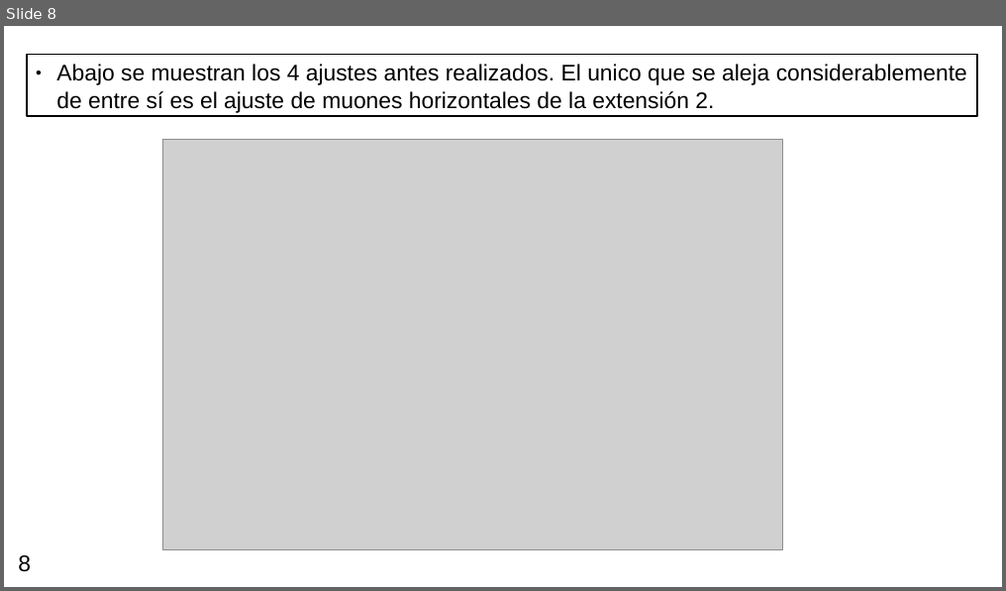
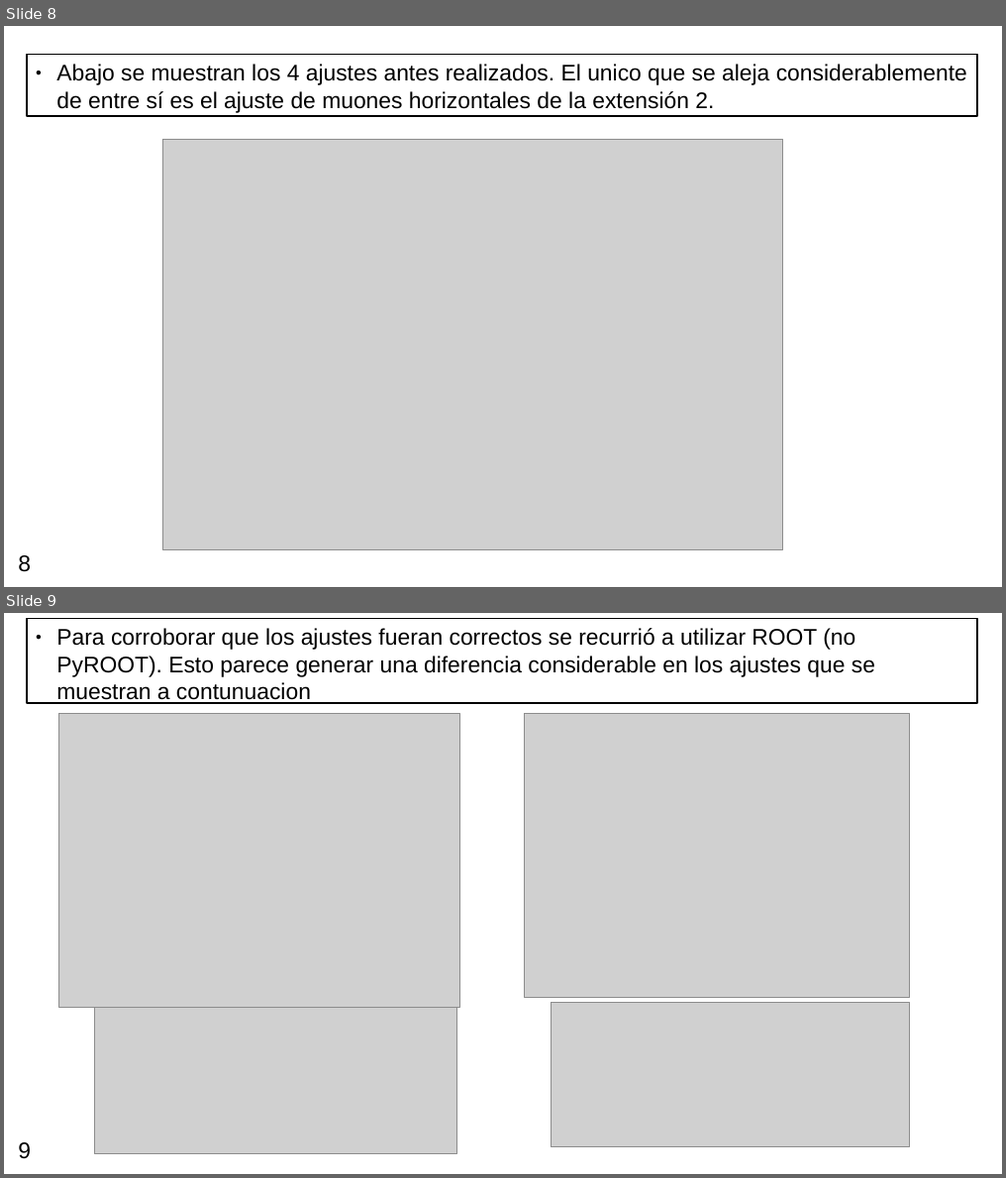
Before and after one commit to mausanram/CodigosICN, a slide deck: Presentaciones/25_09_5.odp. Shown one above the other, each under a label of ours: slide 8 before the commit, slides 8 and 9 after it. The pictures are 1006x591 and 1006x1178 pixels, drawn with LibreOffice and Linux fonts; fonts in the diff are those of the drawing; grey boxes stand for pictures. Boxes give left, top, right and bottom in pixels: in the first picture for what was removed or moved away, otherwise in the second. Text is boxed around its words. In the diff, an @@ line names an element or a change of style, - is before the commit and + after.

```diff
--- a/Presentaciones/25_09_5.odp
+++ b/Presentaciones/25_09_5.odp
@@ slide 9 added at (x1=4, y1=613, x2=1002, y2=1174), background #FFFFFF @@
@@ rectangle added at (x1=27, y1=618, x2=977, y2=703), outline #000000 1.45 pt, 18 pt, text #000000 @@
+● Para corroborar que los ajustes fueran correctos se recurrió a utilizar ROOT (no PyROOT). Esto parece generar una diferencia considerable en los ajustes que se muestran a contunuacion
@@ picture added at (x1=59, y1=714, x2=460, y2=1008) @@
@@ picture added at (x1=525, y1=714, x2=910, y2=998) @@
@@ picture added at (x1=94, y1=1008, x2=456, y2=1155) @@
@@ picture added at (x1=550, y1=1002, x2=910, y2=1148) @@
@@ page number added at (x1=18, y1=1143, x2=31, y2=1159), 18 pt, text #000000 @@
+9
```
Also in this commit, not shown: 2 other slides added, 11 other files.
